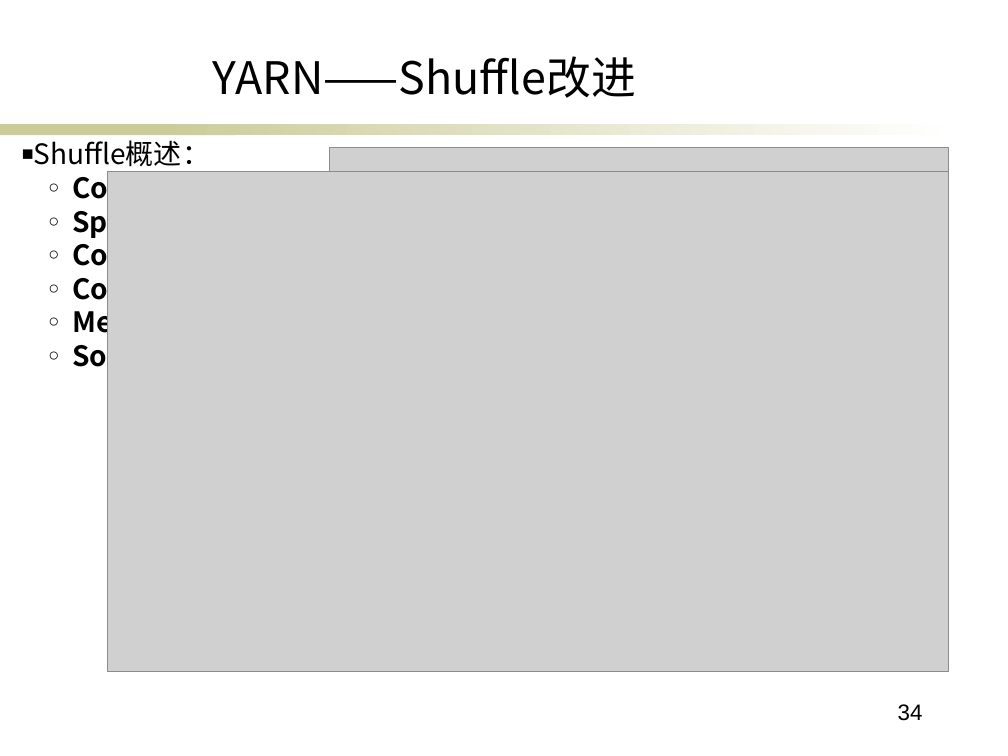
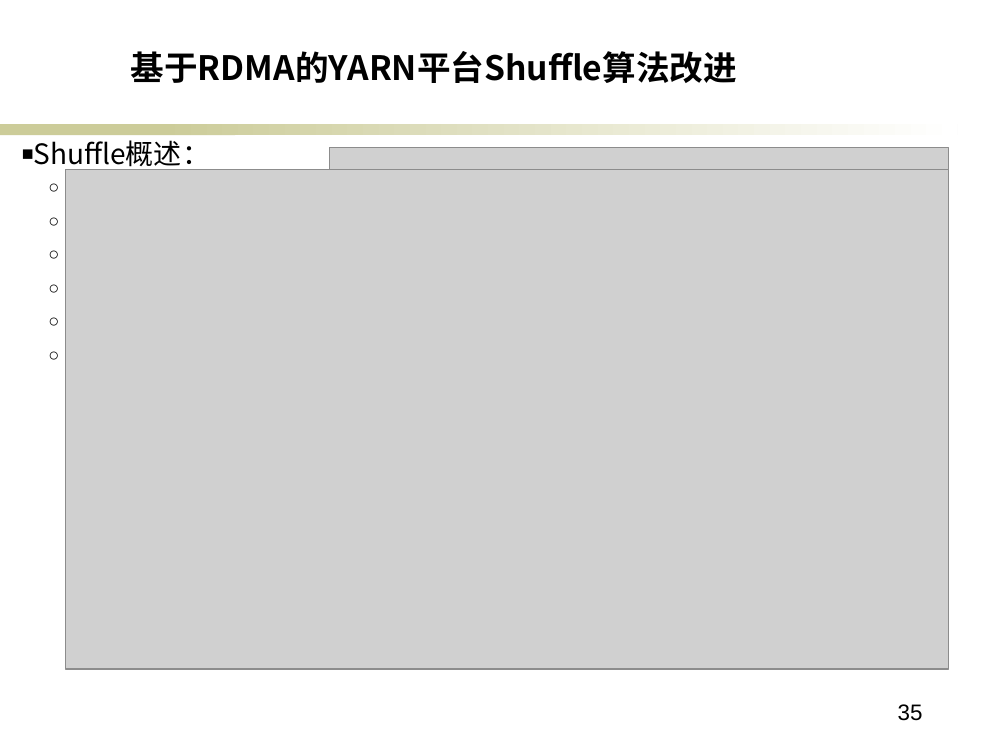
Before and after one commit to ericsonyc/paper, a slide deck: slide 35 of 毕业答辩.pptx (slide 34 before the commit). Drawn at 1008x756 pixels with LibreOffice and Linux fonts; fonts in the diff are those of the drawing; grey boxes stand for pictures; background and template pictures are left out. Boxes give left, top, right and bottom in pixels: in the first picture for what was removed or moved away, otherwise in the second. Text is boxed around its words. In the diff, an @@ line names an element or a change of style, - is before the commit and + after.

```diff
--- a/毕业答辩.pptx
+++ b/毕业答辩.pptx
@@ text at <box>131,51,737,83</box>: text changed; size 32 to 24 pt; bold on @@
-YARN——Shuffle改进
+基于RDMA的YARN平台Shuffle算法改进
@@ picture: place and size @@
-picture at <box>108,171,949,671</box>
+picture at <box>66,169,949,669</box>
@@ page number at <box>898,704,923,721</box>: text changed @@
-34
+35
```
Also in this commit, not shown: 7 other slides changed, 5 slides added, 3 slides removed.
